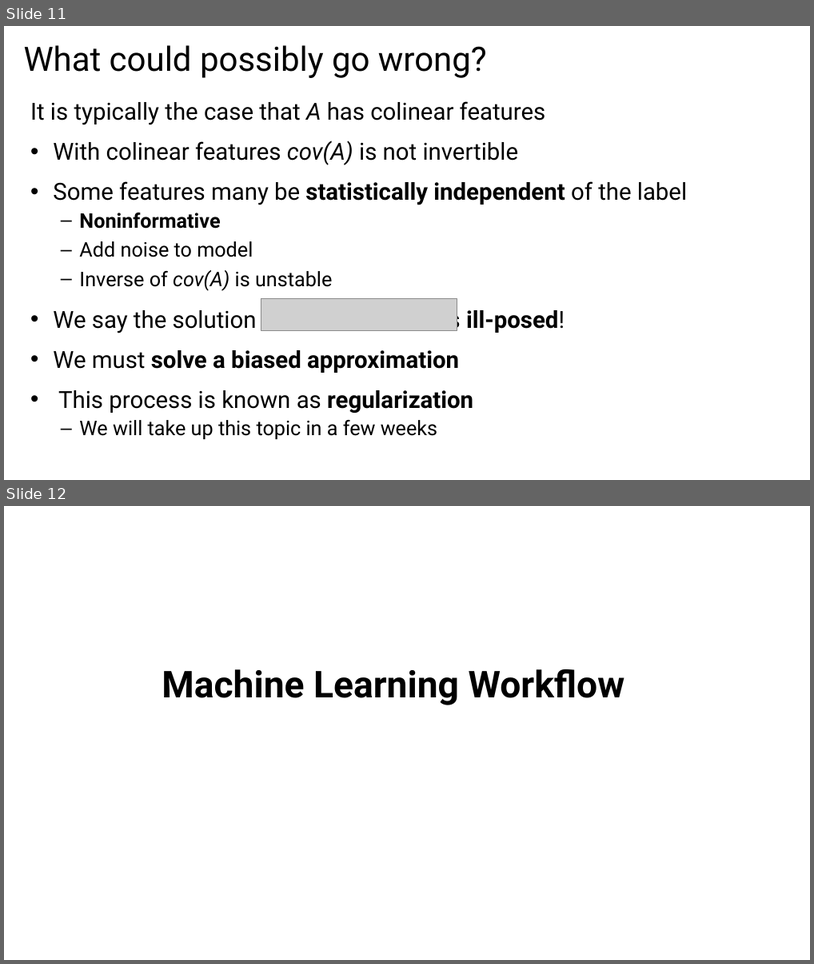
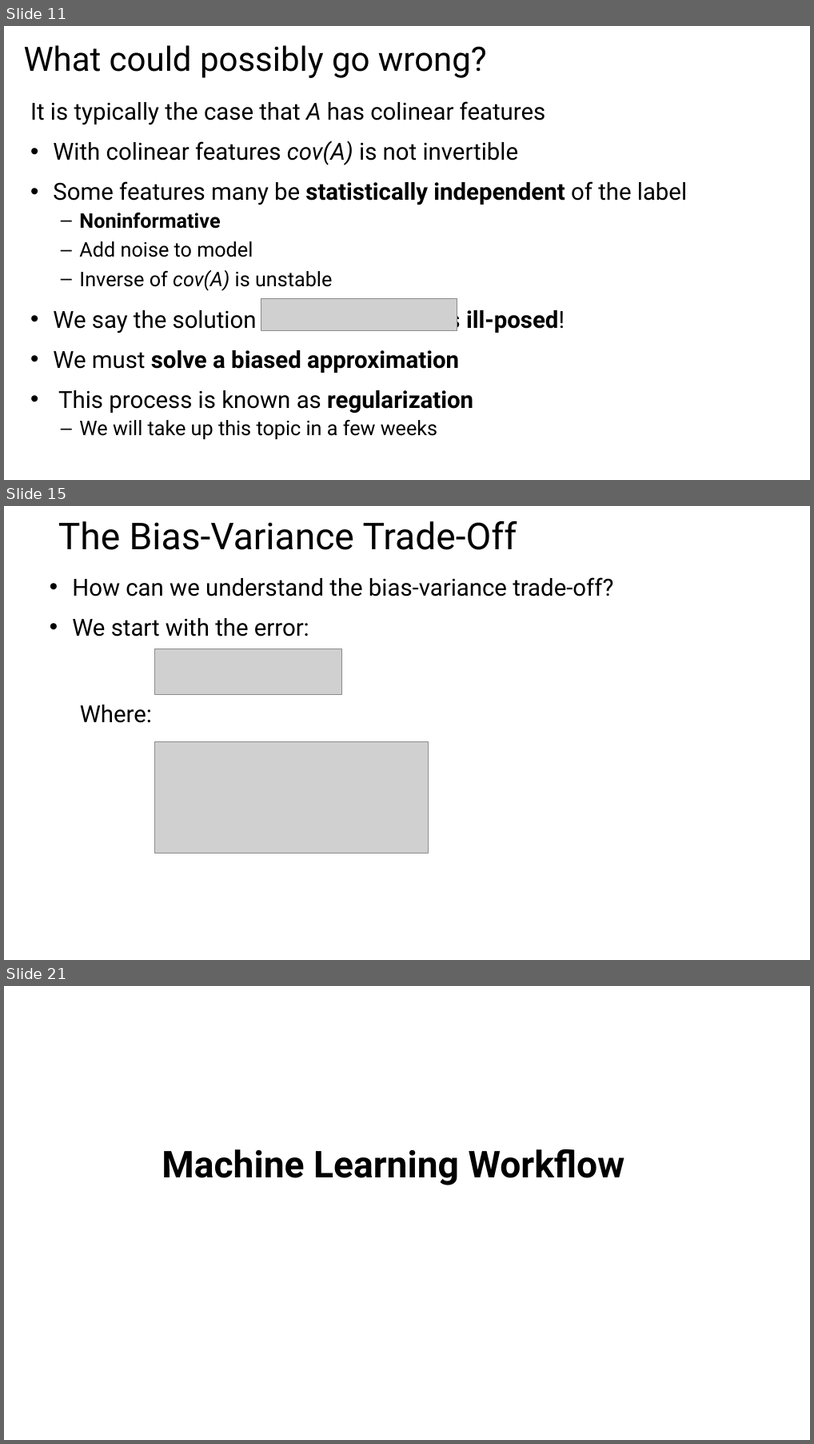
Before and after one commit to StephenElston/CSCI-E25, a slide deck: Slides/4_MachineLearningForCV.pptx. Shown one above the other, each under a label of ours: slides 11 and 12 before the commit, slides 11, 15 and 21 after it; the slides between them are not shown. The pictures are 814x964 and 814x1444 pixels, drawn with LibreOffice and Linux fonts; fonts in the diff are those of the drawing; grey boxes stand for pictures. Boxes give left, top, right and bottom in pixels: in the first picture for what was removed or moved away, otherwise in the second. Text is boxed around its words. In the diff, an @@ line names an element or a change of style, - is before the commit and + after.

```diff
--- a/Slides/4_MachineLearningForCV.pptx
+++ b/Slides/4_MachineLearningForCV.pptx
@@ slide 15 added at box(4, 506, 810, 960), background #FFFFFF @@
@@ title added at box(58, 521, 518, 550), 44 pt, text #000000 @@
+The Bias-Variance Trade-Off
@@ text added at box(72, 577, 614, 636), 28 pt, text #000000 @@
+• How can we understand the bias-variance trade-off?
+• We start with the error:
@@ picture added at box(154, 648, 342, 694) @@
@@ text added at box(80, 704, 152, 723), 28 pt, text #000000 @@
+Where:
@@ picture added at box(154, 741, 429, 852) @@
@@ what was slide 12 is now slide 21 @@
```
Also in this commit, not shown: 3 slides changed, 10 other slides added.
